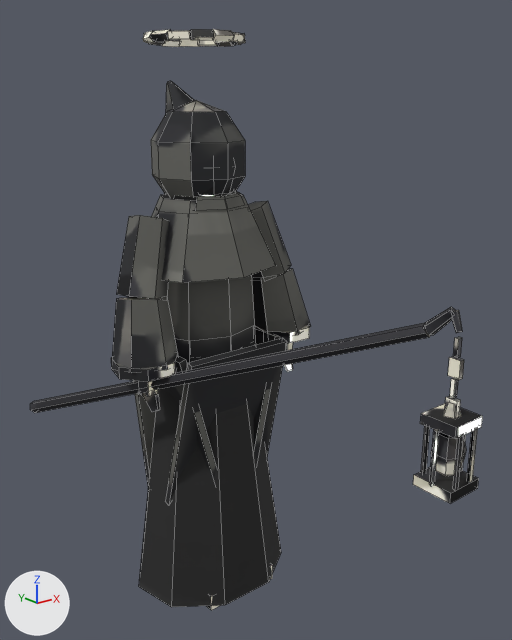
The Blender file assets/models/src/cultist.blend as it was, and as the next commit left it.
Before and after are seen from a 50 mm camera at (-1.36, -1.99, 1.77) aimed at (-0.02, -0.31, 1.1). Arrows for +X, +Y and +Z are at lower left; the lights stay in place. The first picture is the older version. Mesh edges are drawn as thin lines.

Objects in the first picture: 'CultistMesh'.
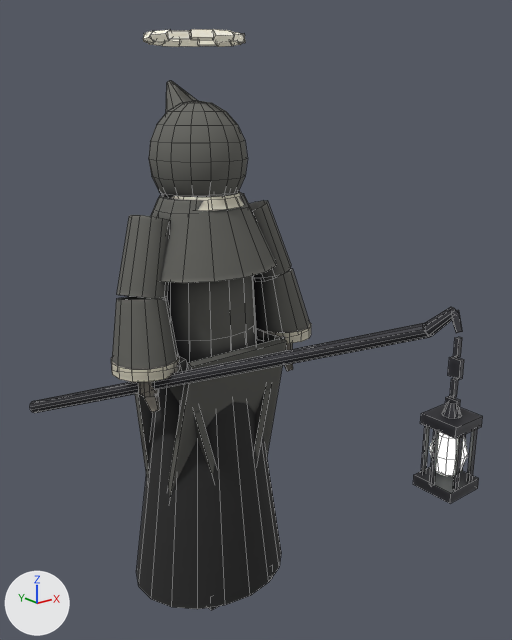
Edits to the bpy script that builds the scene:
```text
Change me_cultistmesh:
    used by ob_cultistmesh; location = (0.0, 0.0, 0.0)
    remove me_cultistmesh.from_pydata(...)  # 611 vertices, 477 faces; spans x -0.52..0.4, y -1.05..0.39, z 0.0..1.97
    add me_cultistmesh.from_pydata(...)  # 992 vertices, 792 faces; spans x -0.52..0.4, y -1.05..0.39, z 0.0..1.97
    me_cultistmesh part 1: 8 vertices removed from x -0.32..0.32, y -0.08, z 0.85..0.91; 339 vertices added at x -0.4..0.4, y -0.26..0.24, z 0.02..1.83
    me_cultistmesh part 2: 3 vertices moved within x 0.09..0.1, y -0.98..-0.9, z 1.02..1.26; 50 vertices added at x -0.52..0.14, y -1.03..0.39, z 0.67..1.27
    me_cultistmesh part 3: 219 kept faces spanning x -0.32..0.32, y -1.05..0.21, z 0.0..1.97 are now shaded smooth
```

Boxes [x1, y1, x2, y2] around the edits, measured in the pictures (512 x 640 px):
part 1 of me_cultistmesh, built on (mostly hidden before): before [138, 381, 149, 397]; after [111, 81, 311, 609]
part 2 of me_cultistmesh, built on: after [30, 307, 468, 476]
part 3 of me_cultistmesh, shading changed: [136, 29, 483, 610] in both
